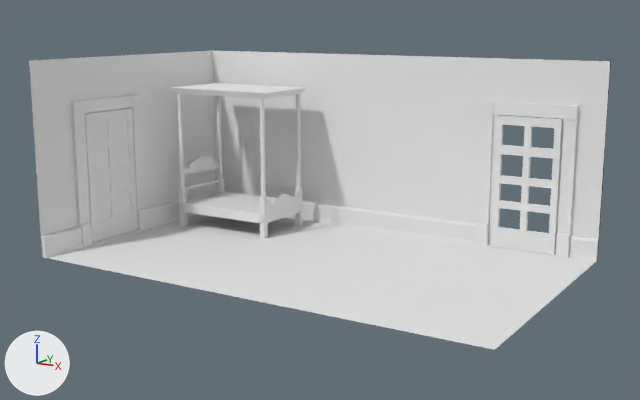
The Blender file Assets/models/floor_2/bedroom_n_center/bedroom_n_center.blend as it was, and as the next commit left it.
The view is the same before and after, from a 50 mm camera at (20.8, -33.5, 11.0) aimed at (0.2, -0.2, 2.8). The lights are fixed; the arrows at lower left show +X, +Y and +Z.

The first picture shows 'Cylinder', 'base', 'canopy', 'door_balcony', 'door_main', 'doorway_south', 'doorway_south.001', 'floor', 'floorboard_e.001', 'floorboard_e.003', 'wall_s', 'wall_w.001'.
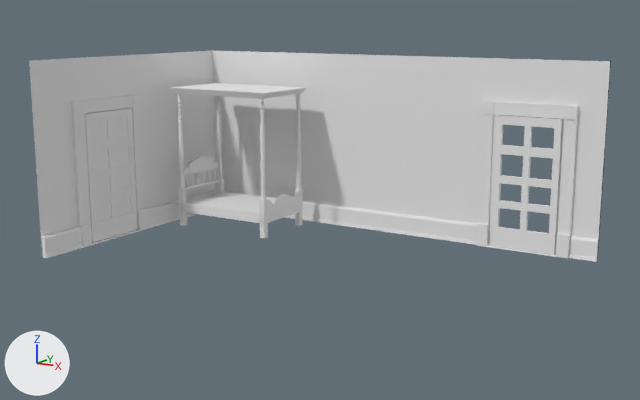
Edits to the bpy script that builds the scene:
```text
Change ob_floor:
    add ob_floor.hide_set(True)  # its collection is switched off
```

Location of each change, (x1, y1, x2, y2) in pixels of the pictures (640 x 400 px):
'floor', hidden
    before: (48, 214, 595, 350)
